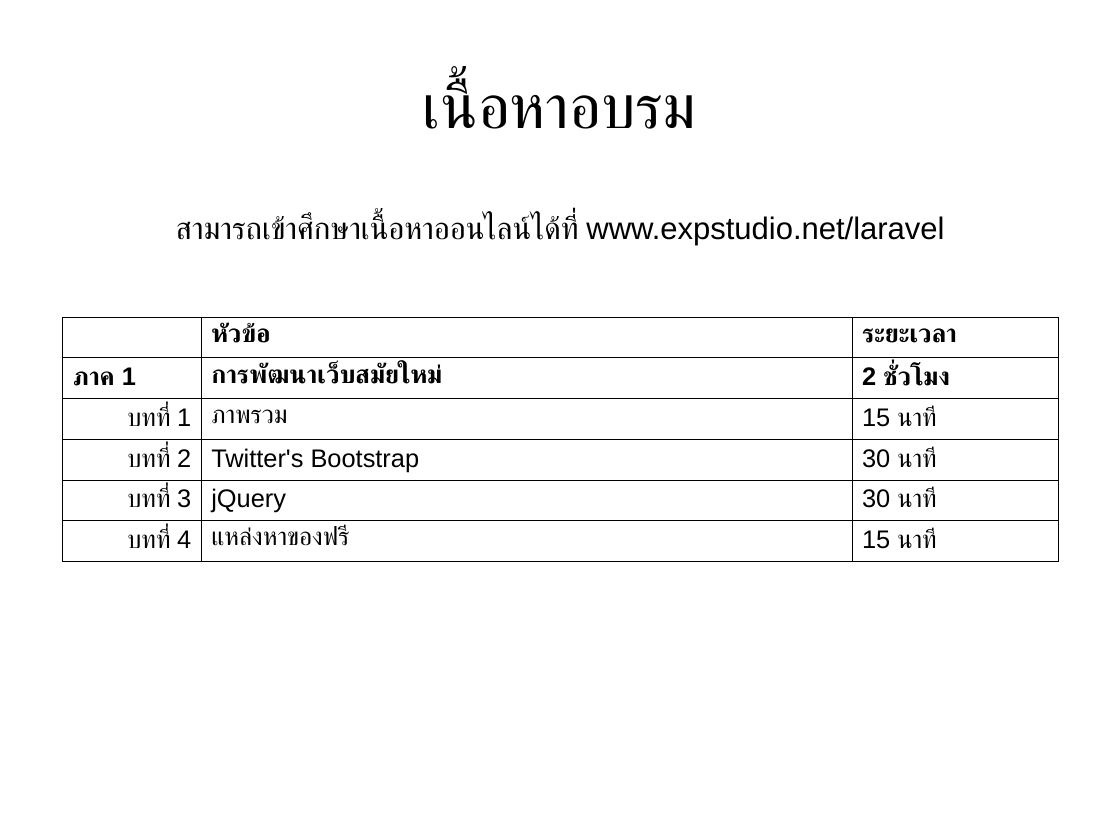
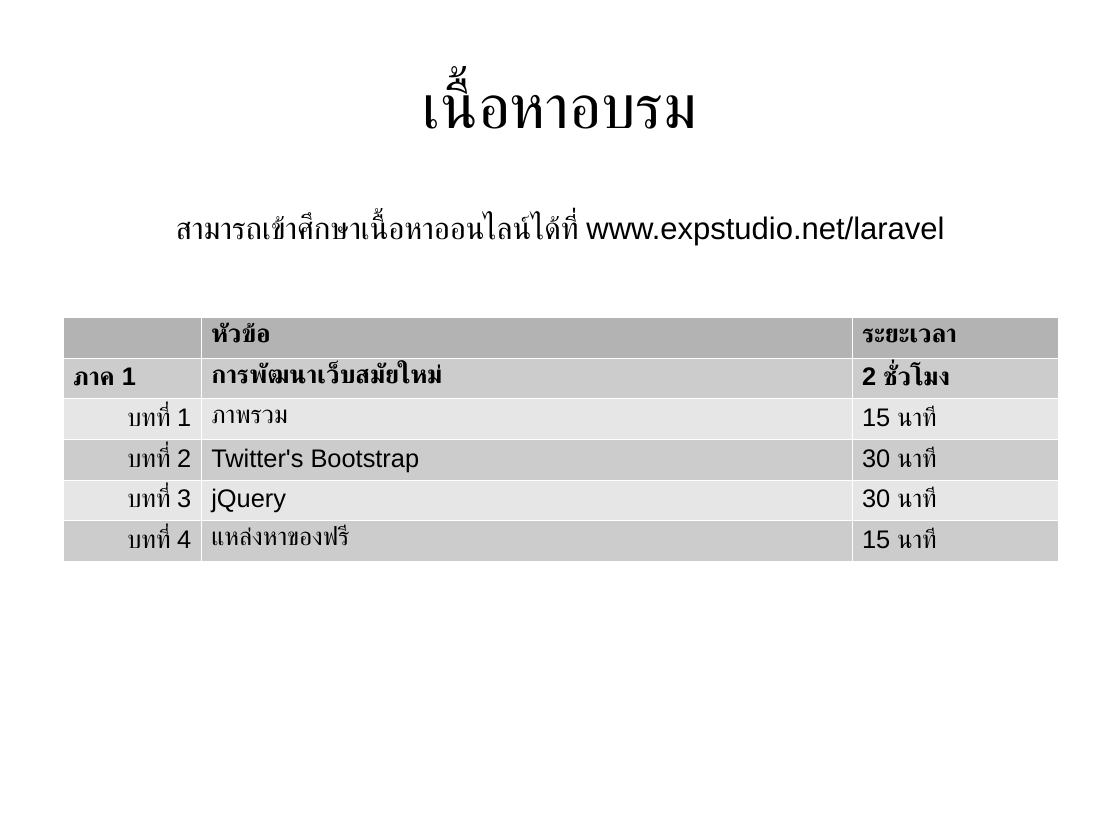
Before and after one commit to expstudio/Laravel-Course-Material, a slide deck: slide 4 of slide course.odp (slide 3 before the commit). Drawn at 1120x840 pixels with LibreOffice and Linux fonts; fonts in the diff are those of the drawing. Boxes give left, top, right and bottom in pixels: in the first picture for what was removed or moved away, otherwise in the second. Text is boxed around its words. In the diff, an @@ line names an element or a change of style, - is before the commit and + after.

```diff
--- a/slide course.odp
+++ b/slide course.odp
@@ table at bbox=[63, 317, 1059, 557] @@
@@ fill none to #B3B3B3 in 2 cells @@
@@ fill none to #CCCCCC in 9 cells @@
@@ fill none to #E6E6E6 in 6 cells @@
@@ borders changed @@
```
Also in this commit, not shown: 3 other slides changed, 13 slides added, 3 slides removed, 2 other files.
